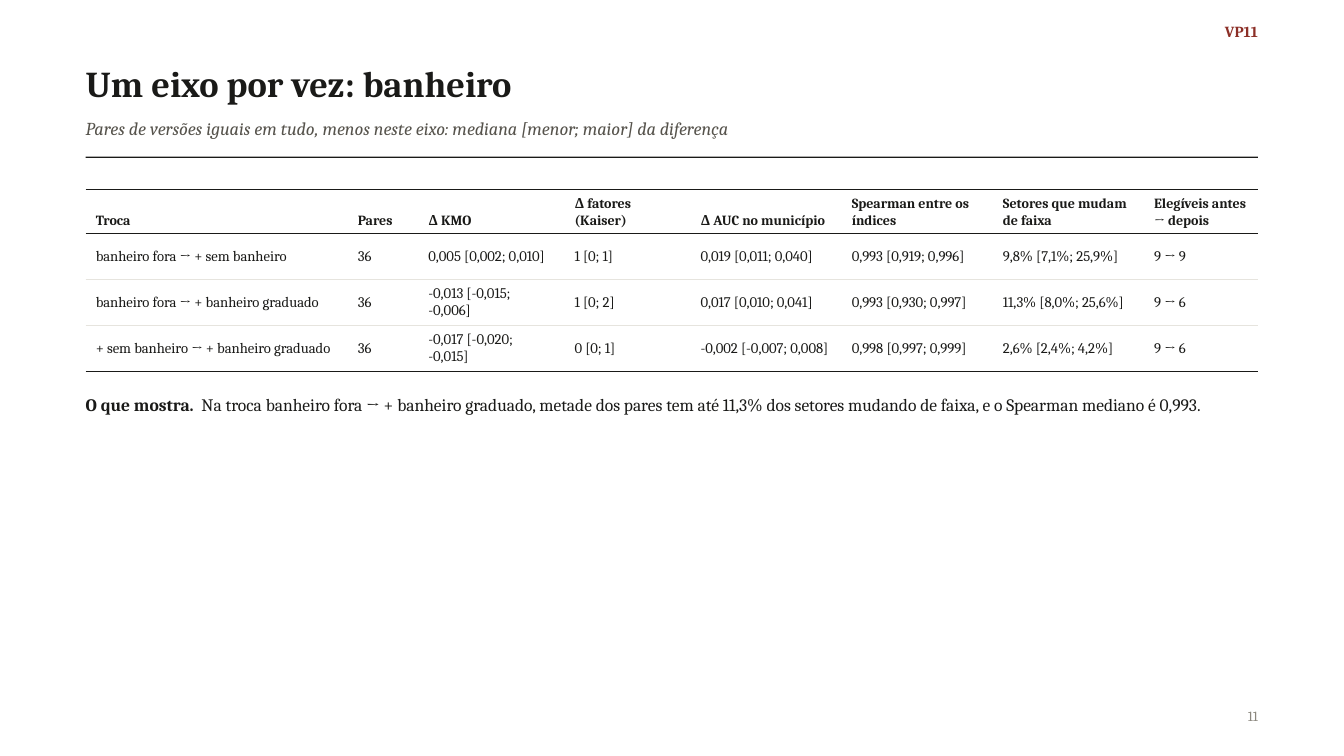
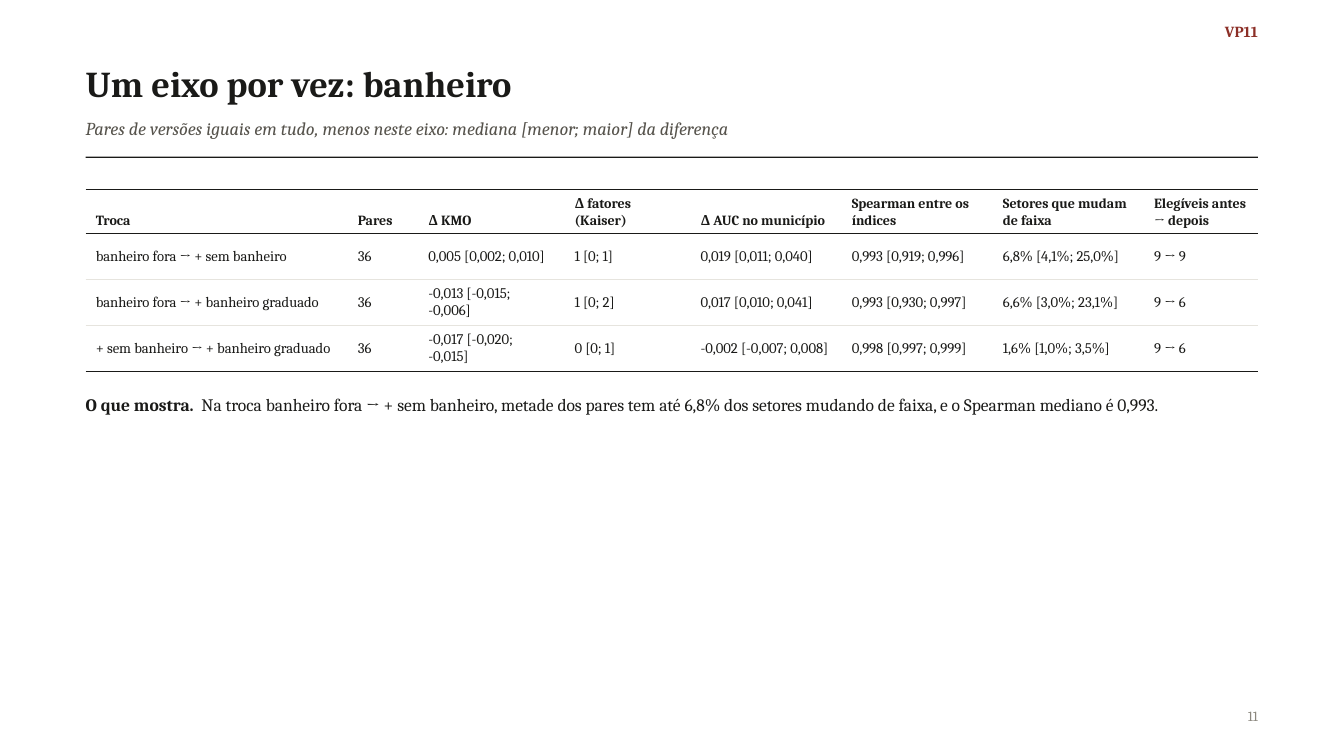
Before and after one commit to pedrinndias/Projeto_IVS_Censo, a slide deck: slide 11 of versoes_fatorial/Versoes_Fatorial_Principal.pptx. Drawn at 1344x756 pixels with LibreOffice and Linux fonts; fonts in the diff are those of the drawing. Boxes give left, top, right and bottom in pixels: in the first picture for what was removed or moved away, otherwise in the second. Text is boxed around its words. In the diff, an @@ line names an element or a change of style, - is before the commit and + after.

```diff
--- a/versoes_fatorial/Versoes_Fatorial_Principal.pptx
+++ b/versoes_fatorial/Versoes_Fatorial_Principal.pptx
@@ table at [86,190,1258,367] @@
-row 2, column 7: 9,8% [7,1%; 25,9%]
+row 2, column 7: 6,8% [4,1%; 25,0%]
-row 3, column 7: 11,3% [8,0%; 25,6%]
+row 3, column 7: 6,6% [3,0%; 23,1%]
-row 4, column 7: 2,6% [2,4%; 4,2%]
+row 4, column 7: 1,6% [1,0%; 3,5%]
@@ text at [86,398,1158,415]: text changed @@
-O que mostra. Na troca banheiro fora → + banheiro graduado, metade dos pares tem até 11,3% dos setores mudando de faixa, e o Spearman mediano é 0,993.
+O que mostra. Na troca banheiro fora → + sem banheiro, metade dos pares tem até 6,8% dos setores mudando de faixa, e o Spearman mediano é 0,993.
```
Also in this commit, not shown: 5 other slides changed, 8 other files.
